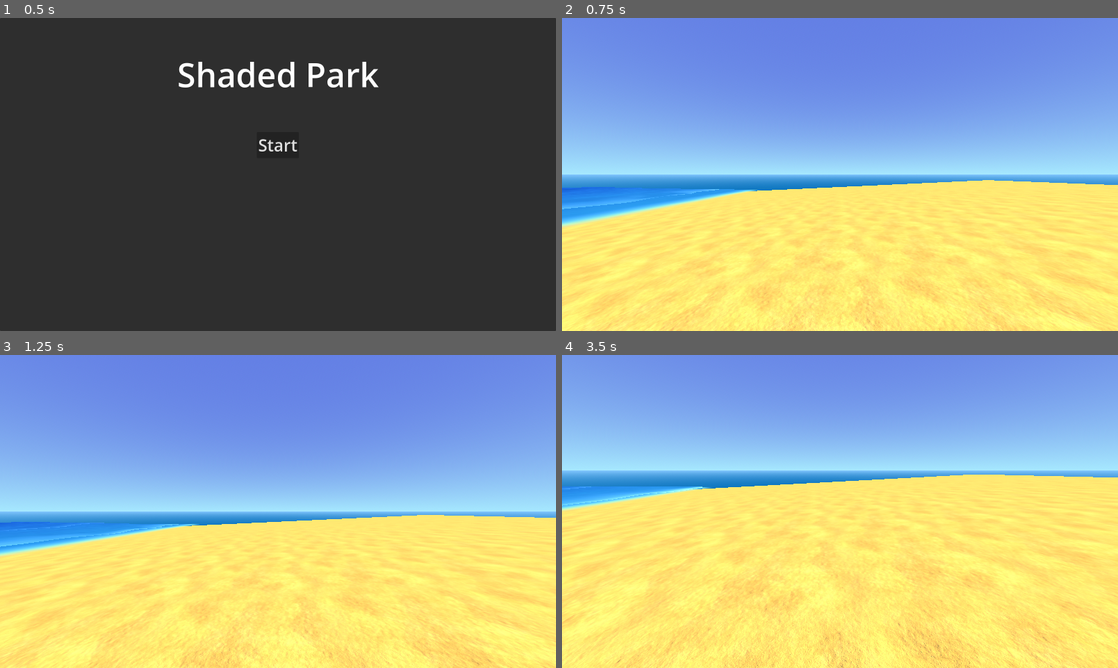
Above: before the commit, frames 1-4 (two rows, left to right).
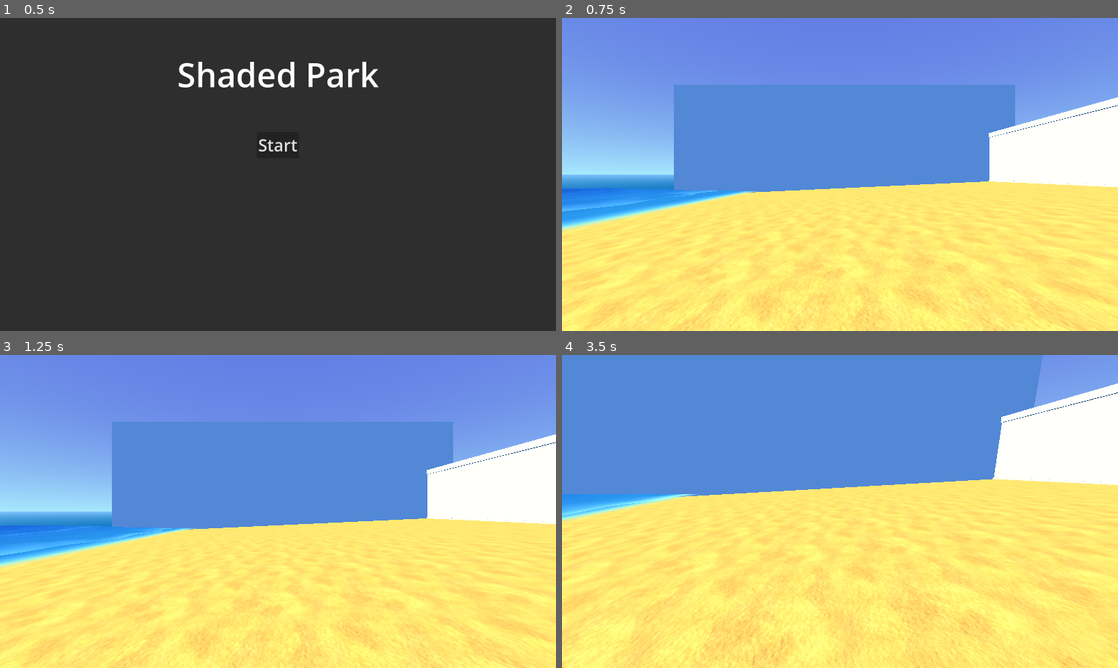
Above: after the commit, the same moments.

Repository: Spooked2/Shaded-Park
Game: Godot game, scene res://main_menu.tscn
Same seed, same stepped clock (60 frames per second), same inputs: the game is played once before the commit and once after it.
Inputs (mouse positions are in pixels of both pictures, inside the frame that each line leads up to):
- Up to frame 1 (0.5 s): no input
- Up to frame 2 (0.75 s): click "Start" at 0.5 s
- Up to frame 3 (1.25 s): no input
- Up to frame 4 (3.5 s): move the mouse to (867, 511) at 1.27 s; hold W (move_forward) from 1.28 s (still down); move the mouse to (812, 511) at 2.02 s; move the mouse to (851, 505) at 2.77 s

Frame 1 is identical in both runs. In frame 2, 27% of the frame differs, in the area x 0-100%, y 21-100%; in frame 3, 29%; in frame 4, 46%, in the area x 0-100%, y 0-100%.

Commit message:
ADD walls around beach

Diff:
--- /dev/null
+++ b/assets/shaders/beach/rock_wall.gdshader
@@ -0,0 +1,12 @@
+shader_type spatial;
+
+uniform sampler2D displacement_map;
+uniform sampler2D color_noise;
+
+void vertex() {
+	// Called for every vertex the material is visible on.
+}
+
+void fragment() {
+	// Called for every pixel the material is visible on.
+}
--- a/entities/player/player.gd
+++ b/entities/player/player.gd
@@ -1,6 +1,6 @@
 extends CharacterBody3D
 
-var speed: float = 1.65
+var speed: float = 2.65
 var gravity: float = ProjectSettings.get_setting("physics/3d/default_gravity")
 var look_direction: Vector2 = Vector2()
 var mouse_sensitivity: float = 17.5
--- a/levels/beach/beach.tscn
+++ b/levels/beach/beach.tscn
@@ -3,6 +3,7 @@
 [ext_resource type="Shader" uid="uid://bgq8astuw5c5g" path="res://assets/shaders/beach/sand.gdshader" id="1_h5dy1"]
 [ext_resource type="Shader" uid="uid://v78gugtikg7c" path="res://assets/shaders/beach/ocean.gdshader" id="1_hrlhh"]
 [ext_resource type="PackedScene" uid="uid://b37vsb5jvvn11" path="res://entities/player/player.tscn" id="1_k8g7j"]
+[ext_resource type="Shader" uid="uid://ogblpkrpjmsx" path="res://assets/shaders/beach/rock_wall.gdshader" id="4_3bnml"]
 
 [sub_resource type="ProceduralSkyMaterial" id="ProceduralSkyMaterial_k8g7j"]
 sky_top_color = Color(0.38431373, 0.49019608, 0.89411765, 1)
@@ -91,7 +92,8 @@
 [sub_resource type="PlaneMesh" id="PlaneMesh_i3yn0"]
 size = Vector2(35, 50)
 
-[sub_resource type="WorldBoundaryShape3D" id="WorldBoundaryShape3D_k8g7j"]
+[sub_resource type="BoxShape3D" id="BoxShape3D_xiuwc"]
+size = Vector3(35.021004, 1, 50.065796)
 
 [sub_resource type="PlaneMesh" id="PlaneMesh_hrlhh"]
 size = Vector2(50, 50)
@@ -131,6 +133,40 @@
 shader_parameter/wave_intensity = 1.0000000475
 shader_parameter/wave_scale = 0.4130000196175
 
+[sub_resource type="ShaderMaterial" id="ShaderMaterial_xiuwc"]
+render_priority = 0
+shader = ExtResource("4_3bnml")
+
+[sub_resource type="PlaneMesh" id="PlaneMesh_07d7i"]
+size = Vector2(40, 15)
+subdivide_width = 128
+subdivide_depth = 128
+
+[sub_resource type="BoxShape3D" id="BoxShape3D_2wo80"]
+size = Vector3(39.82965, 0.70654297, 15.161346)
+
+[sub_resource type="BoxMesh" id="BoxMesh_3wert"]
+resource_local_to_scene = true
+size = Vector3(35.25, 0.5, 20.25)
+
+[sub_resource type="BoxMesh" id="BoxMesh_yqmdv"]
+size = Vector3(35, 5, 20)
+
+[sub_resource type="BoxShape3D" id="BoxShape3D_dt0by"]
+size = Vector3(35.5, 6.2617292, 20.256)
+
+[sub_resource type="PlaneMesh" id="PlaneMesh_3bnml"]
+size = Vector2(32.5, 10)
+
+[sub_resource type="BoxShape3D" id="BoxShape3D_3bnml"]
+size = Vector3(32.380608, 0.4298401, 10.027954)
+
+[sub_resource type="BoxMesh" id="BoxMesh_3bnml"]
+size = Vector3(3.25, 0.3, 10)
+
+[sub_resource type="BoxShape3D" id="BoxShape3D_07d7i"]
+size = Vector3(3.2763367, 0.47088623, 10.012024)
+
 [node name="Beach" type="Node3D" unique_id=1092459270]
 
 [node name="WorldEnvironment" type="WorldEnvironment" parent="." unique_id=341217798]
@@ -167,10 +203,91 @@
 mesh = SubResource("PlaneMesh_i3yn0")
 
 [node name="CollisionShape3D" type="CollisionShape3D" parent="Sand" unique_id=898193961]
-visible = false
-shape = SubResource("WorldBoundaryShape3D_k8g7j")
+transform = Transform3D(0.99888986, -0.047106452, 0, 0.047106452, 0.99888986, 0, 0, 0, 1, -0.29549846, -0.10009971, 0.014465332)
+shape = SubResource("BoxShape3D_xiuwc")
 
 [node name="Ocean" type="MeshInstance3D" parent="." unique_id=2001608621]
 transform = Transform3D(1, 0, 0, 0, 1, 0, 0, 0, 1, -31.574984, 0, 0)
 mesh = SubResource("PlaneMesh_hrlhh")
 surface_material_override/0 = SubResource("ShaderMaterial_h5dy1")
+
+[node name="RockWallRight" type="StaticBody3D" parent="." unique_id=2075914458]
+transform = Transform3D(1, 0, 0, 0, -4.371139e-08, -1, 0, 1, -4.371139e-08, 0, 4.9815845, -24.456486)
+
+[node name="MeshInstance3D" type="MeshInstance3D" parent="RockWallRight" unique_id=1896776085]
+material_override = SubResource("ShaderMaterial_xiuwc")
+mesh = SubResource("PlaneMesh_07d7i")
+
+[node name="CollisionShape3D" type="CollisionShape3D" parent="RockWallRight" unique_id=1608037090]
+transform = Transform3D(1, 0, 0, 0, 1, 0, 0, 0, 1, 0.18154907, -0.14672852, 0.042312622)
+shape = SubResource("BoxShape3D_2wo80")
+
+[node name="RockWallLeft" type="StaticBody3D" parent="." unique_id=949231016]
+transform = Transform3D(1, 0, 0, 0, -4.371139e-08, 1, 0, -1, -4.371139e-08, 0, 4.9815845, 24.585497)
+
+[node name="MeshInstance3D" type="MeshInstance3D" parent="RockWallLeft" unique_id=2099969311]
+material_override = SubResource("ShaderMaterial_xiuwc")
+mesh = SubResource("PlaneMesh_07d7i")
+
+[node name="CollisionShape3D" type="CollisionShape3D" parent="RockWallLeft" unique_id=1069507093]
+shape = SubResource("BoxShape3D_2wo80")
+
+[node name="BeachWall1" type="StaticBody3D" parent="." unique_id=1315895156]
+transform = Transform3D(1, 0, 0, 0, 1, 0, 0, 0, 1, 19.458122, 1.0525944, 14.712939)
+
+[node name="BottomTrim" type="MeshInstance3D" parent="BeachWall1" unique_id=1004796681]
+transform = Transform3D(1, 0, 0, 0, 1, 0, 0, 0, 1, 15, 0, 0)
+mesh = SubResource("BoxMesh_3wert")
+
+[node name="CenterRocks" type="MeshInstance3D" parent="BeachWall1" unique_id=134727136]
+transform = Transform3D(1, 0, 0, 0, 1, 0, 0, 0, 1, 15, 2.75, 0)
+mesh = SubResource("BoxMesh_yqmdv")
+
+[node name="TopTrim" type="MeshInstance3D" parent="BeachWall1" unique_id=615416845]
+transform = Transform3D(1, 0, 0, 0, 1, 0, 0, 0, 1, 15, 5.5, 0)
+mesh = SubResource("BoxMesh_3wert")
+
+[node name="CollisionShape3D" type="CollisionShape3D" parent="BeachWall1" unique_id=1177782171]
+transform = Transform3D(1, 0, 0, 0, 1, 0, 0, 0, 1, 15, 2.651703, -0.0021362305)
+shape = SubResource("BoxShape3D_dt0by")
+
+[node name="BeachWall2" type="StaticBody3D" parent="." unique_id=220403083]
+transform = Transform3D(1, 0, 0, 0, 1, 0, 0, 0, 1, 19.458122, 1.0525944, -14.821664)
+
+[node name="BottomTrim" type="MeshInstance3D" parent="BeachWall2" unique_id=16472103]
+transform = Transform3D(1, 0, 0, 0, 1, 0, 0, 0, 1, 15, 0, 0)
+mesh = SubResource("BoxMesh_3wert")
+
+[node name="CenterRocks" type="MeshInstance3D" parent="BeachWall2" unique_id=83863865]
+transform = Transform3D(1, 0, 0, 0, 1, 0, 0, 0, 1, 15, 2.75, 0)
+mesh = SubResource("BoxMesh_yqmdv")
+
+[node name="TopTrim" type="MeshInstance3D" parent="BeachWall2" unique_id=1379857668]
+transform = Transform3D(1, 0, 0, 0, 1, 0, 0, 0, 1, 15, 5.5, 0)
+mesh = SubResource("BoxMesh_3wert")
+
+[node name="CollisionShape3D" type="CollisionShape3D" parent="BeachWall2" unique_id=1579835173]
+transform = Transform3D(1, 0, 0, 0, 1, 0, 0, 0, 1, 15, 2.6310675, -0.0021362305)
+shape = SubResource("BoxShape3D_dt0by")
+
+[node name="BeachRamp" type="StaticBody3D" parent="." unique_id=413521509]
+transform = Transform3D(0.9848077, -0.17364818, 0, 0.17364818, 0.9848077, 0, 0, 0, 1, 31.409782, 3.8044786, 0)
+
+[node name="MeshInstance3D" type="MeshInstance3D" parent="BeachRamp" unique_id=1328345203]
+transform = Transform3D(1.0000007, -7.4505806e-08, 0, 7.4505806e-08, 1.0000007, 0, 0, 0, 1, 1.4575157, -0.09246755, 0)
+mesh = SubResource("PlaneMesh_3bnml")
+
+[node name="CollisionShape3D" type="CollisionShape3D" parent="BeachRamp" unique_id=1012178173]
+transform = Transform3D(1.0000031, -4.917383e-07, 0, 4.917383e-07, 1.0000031, 0, 0, 0, 1, 1.5484867, -0.28508043, 0.019714355)
+shape = SubResource("BoxShape3D_3bnml")
+
+[node name="BeachRampTop" type="StaticBody3D" parent="." unique_id=342445708]
+transform = Transform3D(1, 0, 0, 0, 1, 0, 0, 0, 1, 50.669117, 6.8394356, 0)
+
+[node name="MeshInstance3D" type="MeshInstance3D" parent="BeachRampTop" unique_id=1797995904]
+transform = Transform3D(1, 0, 0, 0, 1, 0, 0, 0, 1, -0.214, -0.187, 0)
+mesh = SubResource("BoxMesh_3bnml")
+
+[node name="CollisionShape3D" type="CollisionShape3D" parent="BeachRampTop" unique_id=67115914]
+transform = Transform3D(1, 0, 0, 0, 1, 0, 0, 0, 1, -0.2061615, -0.26455688, -0.0034484863)
+shape = SubResource("BoxShape3D_07d7i")
Not shown, added: assets/shaders/beach/rock_wall.gdshader.uid
